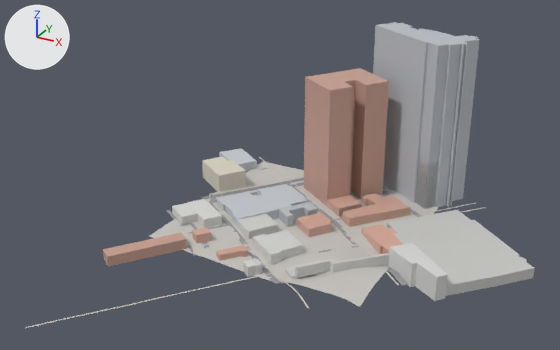
The glTF model game/world/tile_-6_3.glb: old version first, new version second.
The view is the same before and after, from a camera (50 mm lens) standing at (-1039.0, -1624.0, 436.0) and looking at (-1395.0, -975.0, 112.0). The lights are fixed; the arrows at upper left show +X, +Y and +Z. The picture after the commit comes second. Where no turn or scale is listed for an object, it has been applied to the vertices. Vertices at exactly the same position are counted once.

Objects in the first picture: 'buildings', 'roads', 'terrain'.
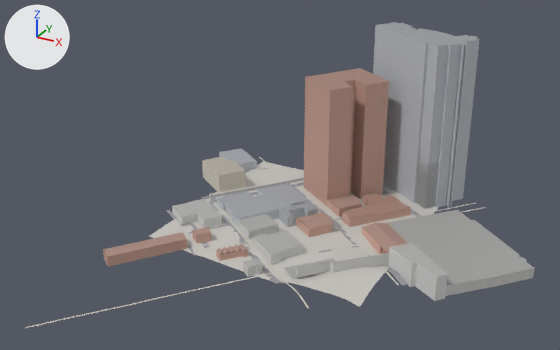
Boxes [x1, y1, x2, y2] around the edits, measured in the pictures (560 x 350 px):
part 1 of me_buildings, built on: after [103, 148, 534, 285]
part 2 of me_buildings, added: after [377, 22, 479, 46]
part 3 of me_buildings, added (brown): after [307, 68, 388, 90]

The change, as a list of edits to the scene's bpy script:
```text
Change me_buildings:
    used by ob_buildings; location = (0.0, 0.0, 0.0)
    remove me_buildings.from_pydata(...)  # 706 vertices, 1304 faces; spans x -1592.0..-1144.0, y -1091.0..-708.0, z 11.0..221.0
    add me_buildings.from_pydata(...)  # 1039 vertices, 1637 faces; spans x -1592.0..-1144.0, y -1091.0..-708.0, z 11.0..221.0
    me_buildings part 1: 1 vertex moved within x -1409.0, y -1013.0, z 26.0; 257 vertices added at x -1592.0..-1144.0, y -1091.0..-764.0, z 18.0..47.0
    me_buildings part 2: 52 vertices added at x -1393.0..-1261.0, y -798.0..-708.0, z 221.0
    me_buildings part 3: 12 vertices added at x -1448.0..-1353.0, y -852.0..-751.0, z 169.0
    other edits to the shape of me_buildings do not show in these pictures
```
